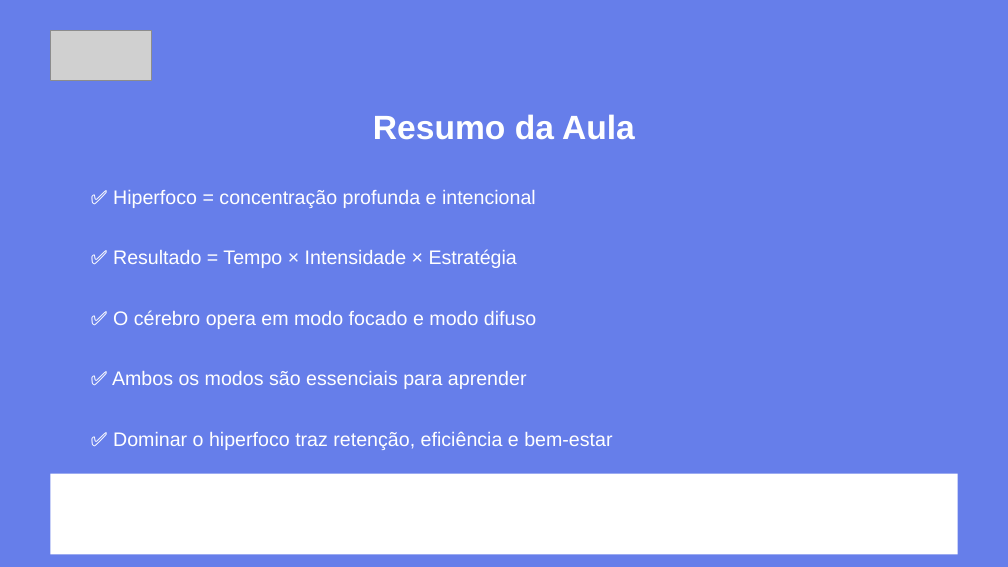
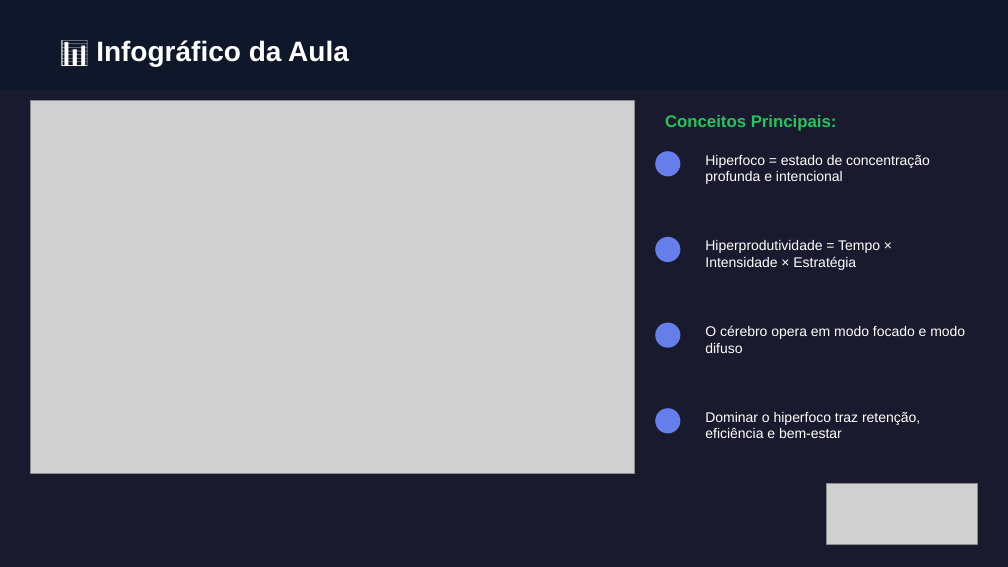
Before and after one commit to almirmeira/educa-com-talento, a slide deck: slide 8 of apresentacoes/foco-produtividade/aula-02-definindo-hiperfoco.pptx. Drawn at 1008x567 pixels with LibreOffice and Linux fonts; fonts in the diff are those of the drawing; grey boxes stand for pictures. Boxes give left, top, right and bottom in pixels: in the first picture for what was removed or moved away, otherwise in the second. Text is boxed around its words. In the diff, an @@ line names an element or a change of style, - is before the commit and + after.

```diff
--- a/apresentacoes/foco-produtividade/aula-02-definindo-hiperfoco.pptx
+++ b/apresentacoes/foco-produtividade/aula-02-definindo-hiperfoco.pptx
@@ rectangle resized from (x1=0, y1=0, x2=1008, y2=566) to (x1=0, y1=0, x2=1008, y2=91) @@
@@ rectangle at (x1=0, y1=0, x2=1008, y2=91): fill #667EEA to #0F172A @@
@@ text at (x1=96, y1=40, x2=349, y2=66): text changed; size 24 to 20 pt @@
-Resumo da Aula
+📊 Infográfico da Aula
@@ picture added at (x1=30, y1=101, x2=635, y2=474) @@
@@ text added at (x1=665, y1=115, x2=837, y2=131), 12 pt, text #22C55E, bold @@
+Conceitos Principais:
@@ ellipse added at (x1=655, y1=151, x2=680, y2=176), fill #667EEA @@
@@ text at (x1=705, y1=155, x2=930, y2=184): text changed; size 14 to 10 pt @@
-✅ Hiperfoco = concentração profunda e intencional
+Hiperfoco = estado de concentração profunda e intencional
@@ ellipse added at (x1=655, y1=237, x2=680, y2=262), fill #667EEA @@
@@ vertical alignment middle to top in 4 elements at (x1=705, y1=412, x2=920, y2=438), (x1=705, y1=325, x2=965, y2=353), (x1=705, y1=155, x2=930, y2=184), (x1=705, y1=240, x2=880, y2=270) @@
@@ text at (x1=705, y1=240, x2=880, y2=270): text changed; size 14 to 10 pt @@
-✅ Resultado = Tempo × Intensidade × Estratégia
+Hiperprodutividade = Tempo × Intensidade × Estratégia
@@ ellipse added at (x1=655, y1=323, x2=680, y2=348), fill #667EEA @@
@@ text at (x1=705, y1=325, x2=965, y2=353): text changed; size 14 to 10 pt @@
-✅ O cérebro opera em modo focado e modo difuso
+O cérebro opera em modo focado e modo difuso
@@ text removed at (x1=112, y1=371, x2=527, y2=389) @@
-✅ Ambos os modos são essenciais para aprender
@@ ellipse added at (x1=655, y1=408, x2=680, y2=433), fill #667EEA @@
@@ text at (x1=705, y1=412, x2=920, y2=438): text changed; size 14 to 10 pt @@
-✅ Dominar o hiperfoco traz retenção, eficiência e bem-estar
+Dominar o hiperfoco traz retenção, eficiência e bem-estar
@@ rectangle removed at (x1=50, y1=474, x2=958, y2=554) @@
@@ picture resized from (x1=50, y1=30, x2=151, y2=81) to (x1=827, y1=484, x2=978, y2=544) @@
```
Also in this commit, not shown: 2 other slides changed, 7 slides added, 5 slides removed, 29 other files.
